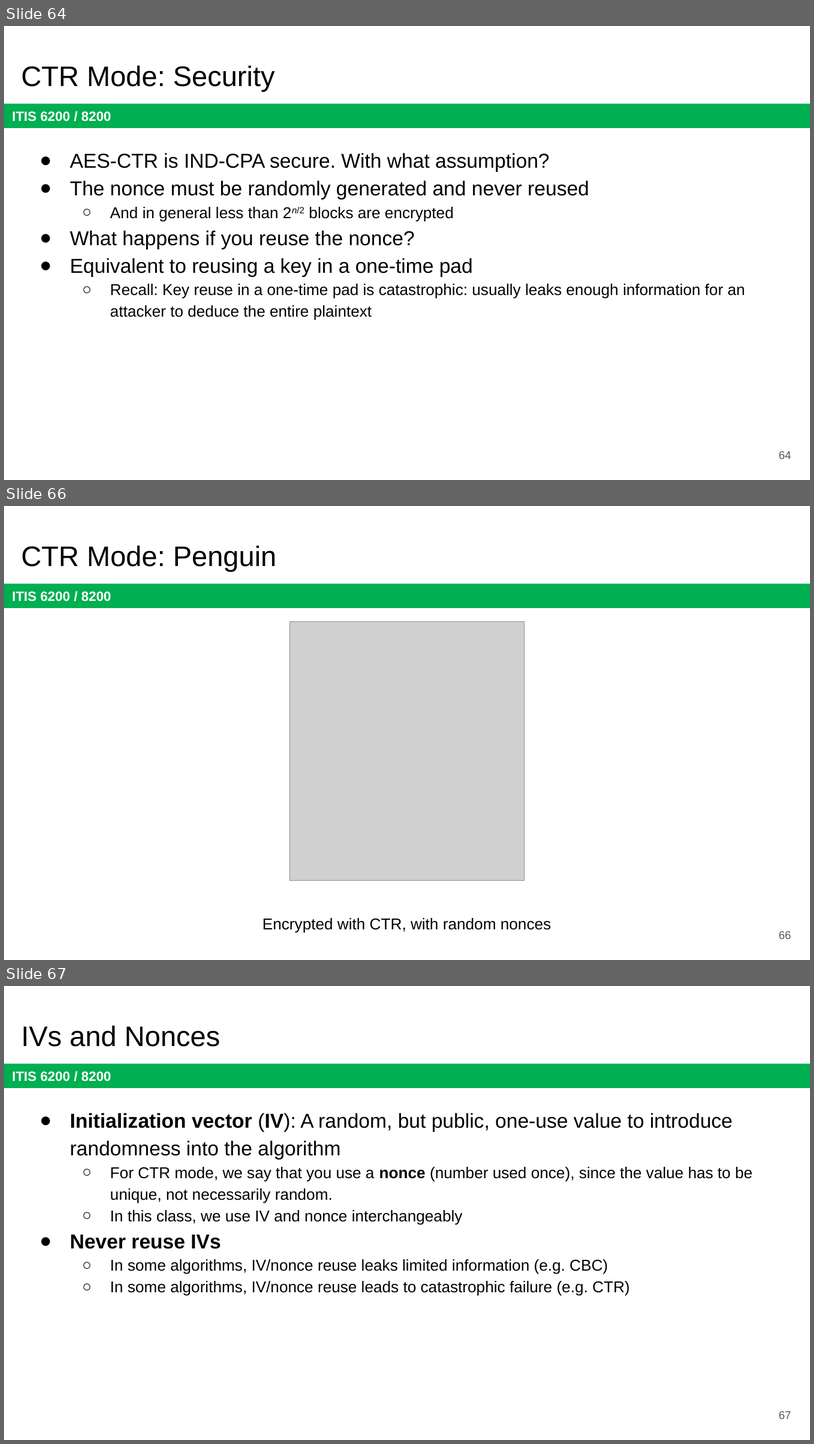
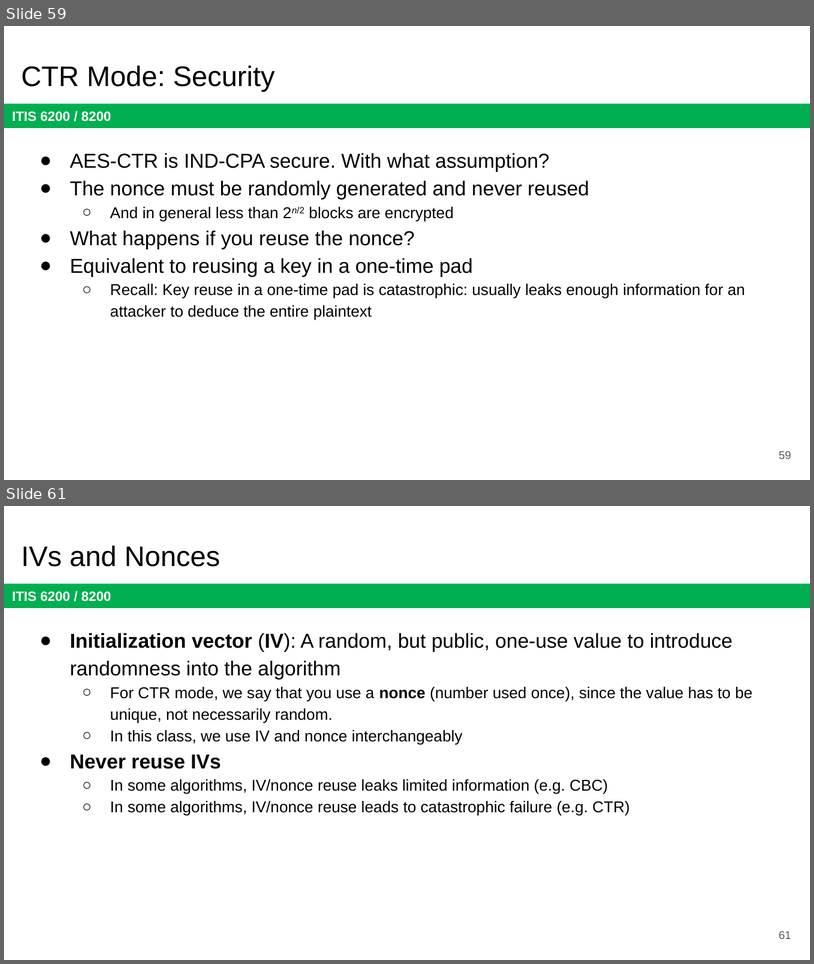
Before and after one commit to jx5c/github.io, a slide deck: teaching/ITIS6200/2023fa/lectures/lec03.pptx. Shown one above the other, each under a label of ours: slides 64, 66 and 67 before the commit, slides 59 and 61 after it; the slides between them are not shown. The pictures are 814x1444 and 814x964 pixels, drawn with LibreOffice and Linux fonts; fonts in the diff are those of the drawing; grey boxes stand for pictures. Boxes give left, top, right and bottom in pixels: in the first picture for what was removed or moved away, otherwise in the second. Text is boxed around its words. In the diff, an @@ line names an element or a change of style, - is before the commit and + after.

```diff
--- a/teaching/ITIS6200/2023fa/lectures/lec03.pptx
+++ b/teaching/ITIS6200/2023fa/lectures/lec03.pptx
@@ slide 66 removed at (4, 506, 810, 960), background #FFFFFF; not listed: 1 template element that a slide beside it also shows @@
@@ title removed at (21, 546, 277, 571) @@
-CTR Mode: Penguin
@@ picture removed at (290, 621, 524, 880) @@
@@ text removed at (263, 918, 551, 933) @@
-Encrypted with CTR, with random nonces
@@ page number removed at (779, 931, 792, 939) @@
-66
@@ what was slide 64 is now slide 59 @@
@@ page number at (779, 451, 792, 459): text changed @@
-64
+59
@@ what was slide 67 is now slide 61 @@
@@ page number at (779, 931, 792, 939): text changed @@
-67
+61
```
Also in this commit, not shown: 3 slides changed, 8 other slides removed, 1 other file.
